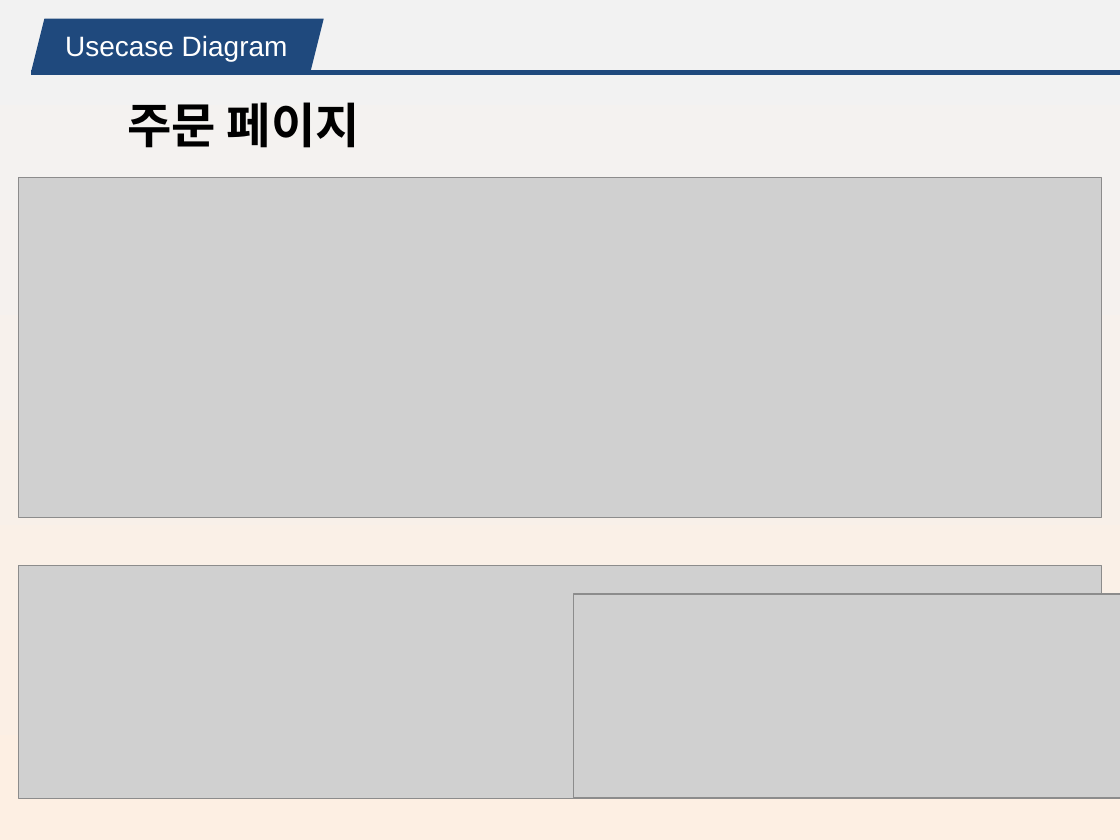
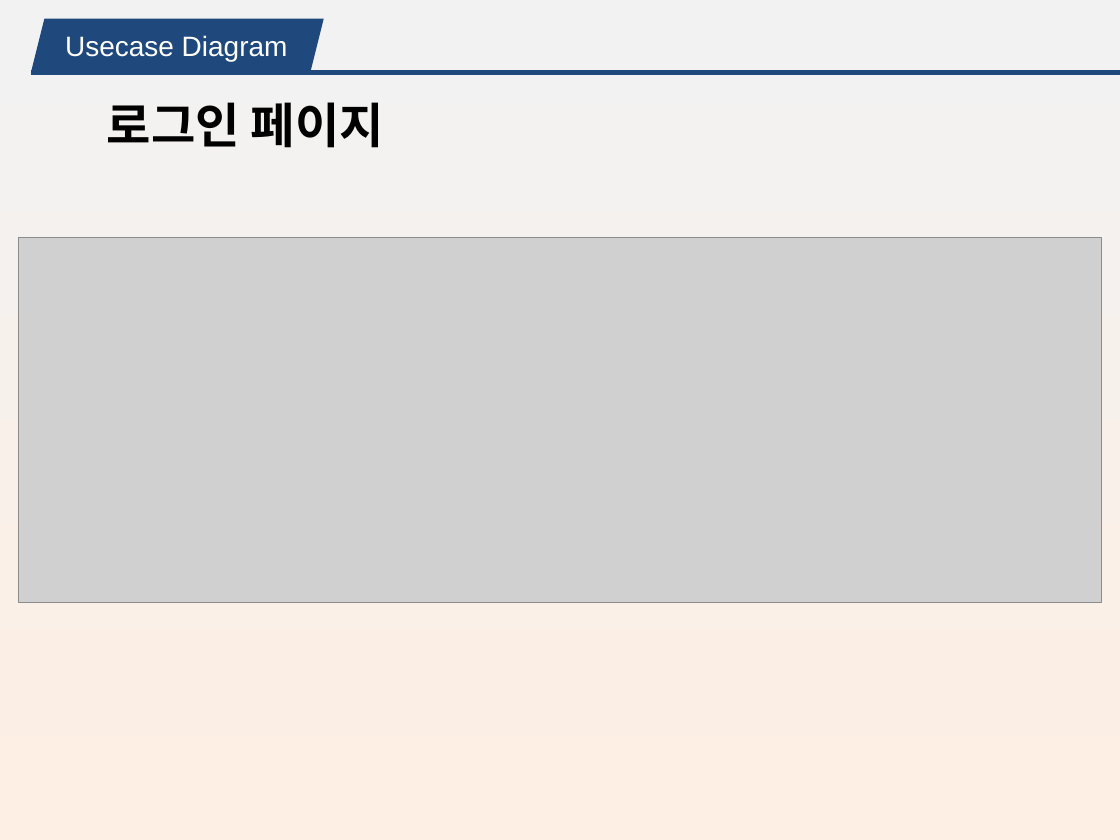
Before and after one commit to minhyeok2487/Project_KeyboardMarket, a slide deck: slide 29 of 키보드 쇼핑몰_MTS.pptx (slide 32 before the commit). Drawn at 1120x840 pixels with LibreOffice and Linux fonts; fonts in the diff are those of the drawing; grey boxes stand for pictures. Boxes give left, top, right and bottom in pixels: in the first picture for what was removed or moved away, otherwise in the second. Text is boxed around its words. In the diff, an @@ line names an element or a change of style, - is before the commit and + after.

```diff
--- a/키보드 쇼핑몰_MTS.pptx
+++ b/키보드 쇼핑몰_MTS.pptx
@@ text at [107,102,384,148]: text changed @@
-주문 페이지
+로그인 페이지
@@ picture: place and size @@
-picture at [19,178,1102,517]
+picture at [19,237,1102,603]
@@ picture removed at [19,566,1102,799] @@
@@ picture removed at [573,594,1120,797] @@
```
Also in this commit, not shown: 10 other slides changed, 4 slides added, 2 slides removed, 12 other files.
